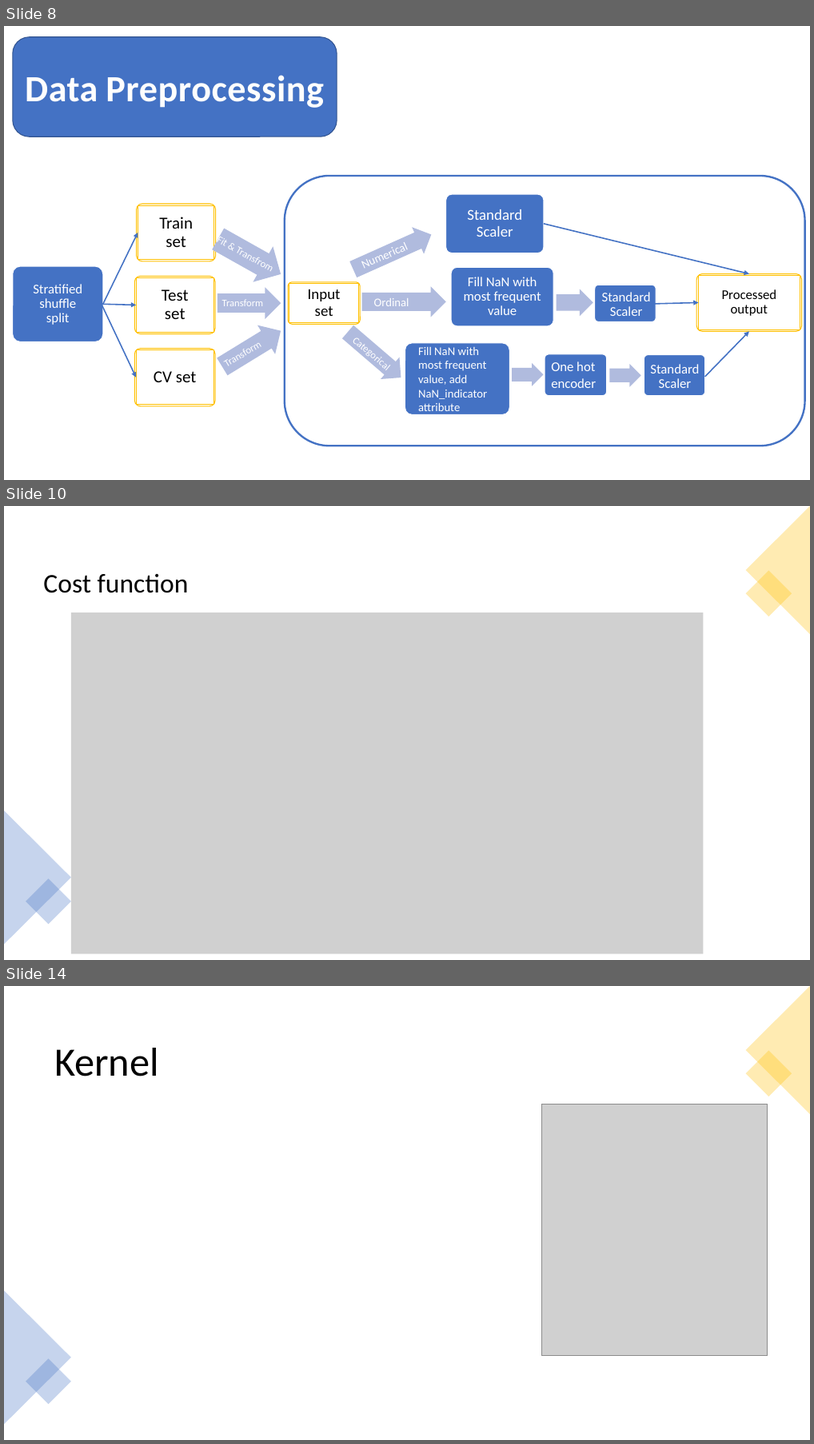
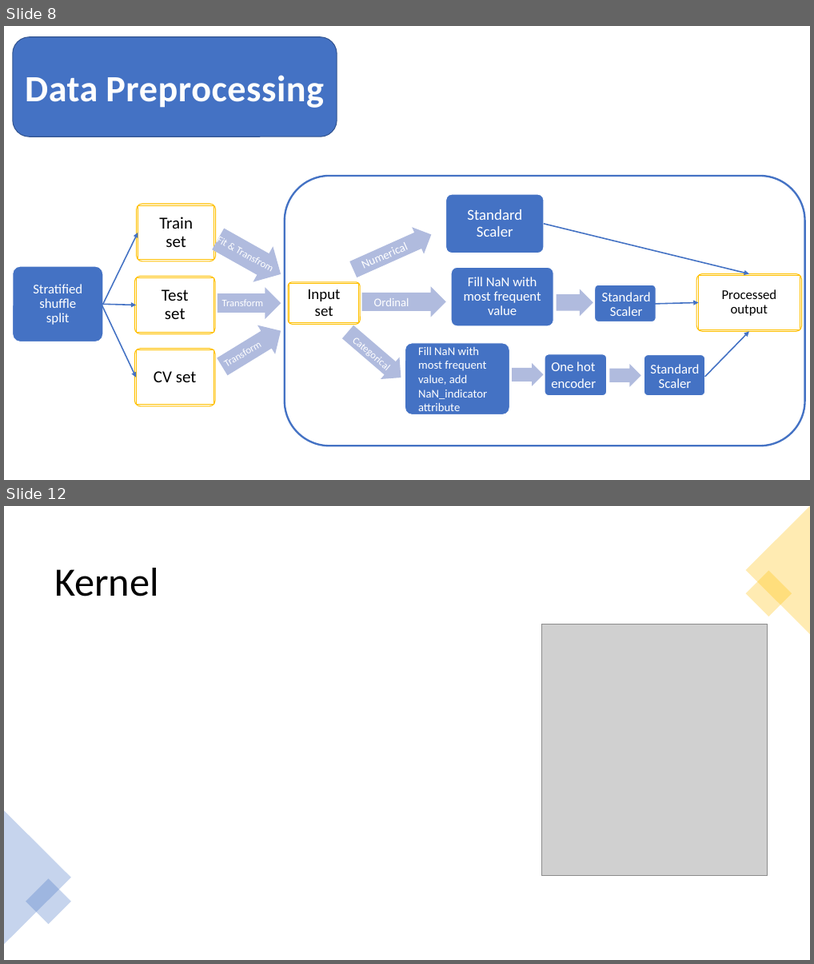
Before and after one commit to scinerd68/JobChangePrediction, a slide deck: Team3 ML Slides.pptx. Shown one above the other, each under a label of ours: slides 8, 10 and 14 before the commit, slides 8 and 12 after it; the slides between them are not shown. The pictures are 814x1444 and 814x964 pixels, drawn with LibreOffice and Linux fonts; fonts in the diff are those of the drawing; grey boxes stand for pictures. Boxes give left, top, right and bottom in pixels: in the first picture for what was removed or moved away, otherwise in the second. Text is boxed around its words. In the diff, an @@ line names an element or a change of style, - is before the commit and + after.

```diff
--- a/Team3 ML Slides.pptx
+++ b/Team3 ML Slides.pptx
@@ slide 10 removed at (4,506,810,960), background #FFFFFF @@
@@ triangle removed at (746,506,810,634) @@
@@ title removed at (43,574,189,593) @@
-Cost function
@@ rectangle removed at (746,571,792,617) @@
@@ picture removed at (71,612,704,954) @@
@@ triangle removed at (4,810,71,944) @@
@@ rectangle removed at (26,878,71,924) @@
@@ what was slide 14 is now slide 12 @@
```
Also in this commit, not shown: 6 slides changed, 1 slide added, 2 other slides removed.
